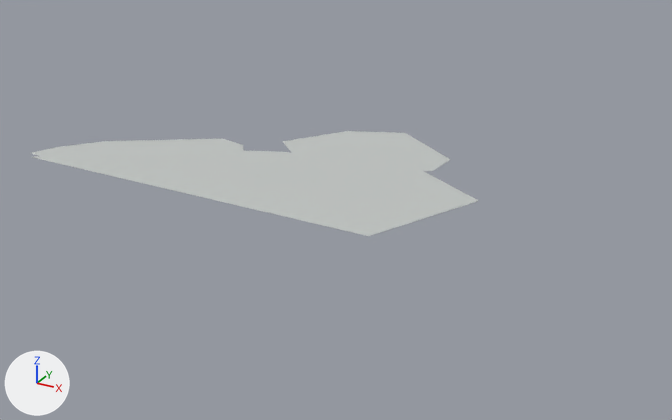
What one commit did to the FBX model SourceAssets/MPR/reference_v4/context/SM_MPR4_Context_TankPads.fbx.
The view is the same before and after, from a camera (50 mm lens) standing at (702.0, -792.0, 256.0) and looking at (390.0, -224.0, -27.0). Lighting does not change. The marker at lower left points along +X, +Y and +Z. The first picture is the older version. Vertices at exactly the same position are counted once.

Names of what the first picture shows: 'SM_MPR4_Context_TankPads'.
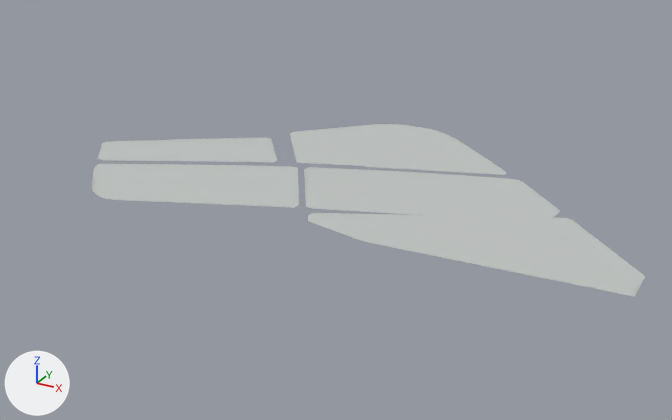
Boxes [x1, y1, x2, y2] around the edits, measured in the pictures (672 x 420 px; the box of a moved part takes in the faces that stretch with it):
'SM_MPR4_Context_TankPads', reshaped (24% wider, 64% taller): before [32, 131, 478, 236]; after [92, 124, 645, 297]
part 1 of me_sm_mpr4_context_tankpads, moved or reshaped (not visible afterwards): before [369, 201, 477, 236]
part 2 of me_sm_mpr4_context_tankpads, added: after [118, 199, 291, 207]
part 3 of me_sm_mpr4_context_tankpads, rebuilt (51% narrower, 51% shorter): before [33, 131, 478, 236]; after [290, 124, 507, 175]
part 4 of me_sm_mpr4_context_tankpads, built on: before [33, 157, 368, 236]; after [92, 124, 645, 297]

Diff of the bpy script that builds the scene:
```diff
--- a/SourceAssets/MPR/reference_v4/context/SM_MPR4_Context_TankPads.fbx.py
+++ b/SourceAssets/MPR/reference_v4/context/SM_MPR4_Context_TankPads.fbx.py
@@ me_sm_mpr4_context_tankpads @@
 # used by ob_sm_mpr4_context_tankpads; location = (0.0, 0.0, 0.0)
-me_sm_mpr4_context_tankpads.from_pydata(...)  # 496 vertices, 521 faces; spans x 150.0..499.0, y -304.0..-106.0, z -1.0
+me_sm_mpr4_context_tankpads.from_pydata(...)  # 1173 vertices, 909 faces; spans x 185.0..626.0, y -338.0..-86.0, z -1.0
+# me_sm_mpr4_context_tankpads part 1: the loose piece of 8 vertices spanning x 457.0..499.0, y -304.0..-215.0, z -1.0 is scaled about its middle by (-0.011, 0.00509, 1), then moved by (-124.0, 37.0, 0.0)
+# me_sm_mpr4_context_tankpads part 2: the loose piece of 8 vertices spanning x 296.0..326.0, y -209.0..-196.0, z -1.0 is copied, and the copy is scaled about its middle by (-3.83, -3.66, 1), then moved by (22.0, -108.0, 0.0); it spans x 275.0..391.0, y -335.0..-286.0, z -1.0
+# me_sm_mpr4_context_tankpads part 3: the loose piece of 84 vertices spanning x 150.0..499.0, y -304.0..-107.0, z -1.0 is rebuilt with 29 vertices and now spans x 307.0..499.0, y -211.0..-86.0, z -1.0
+# me_sm_mpr4_context_tankpads part 4: 12 vertices removed from x 157.0..458.0, y -304.0..-302.0, z -1.0; 904 vertices added at x 185.0..626.0, y -338.0..-87.0, z -1.0
+# other edits to the shape of me_sm_mpr4_context_tankpads do not show in these pictures
 me_sm_mpr4_context_tankpads.materials.append(mat_mpr4_contextpaving)
```
